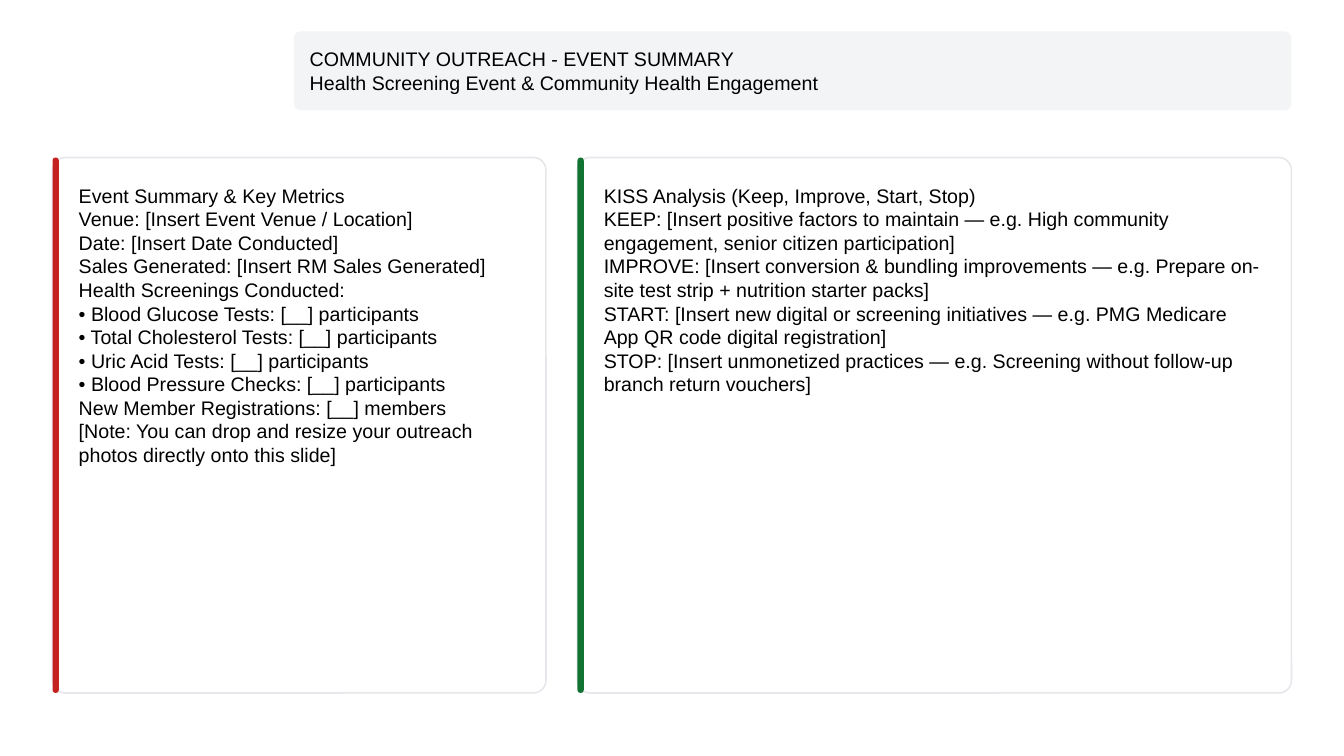
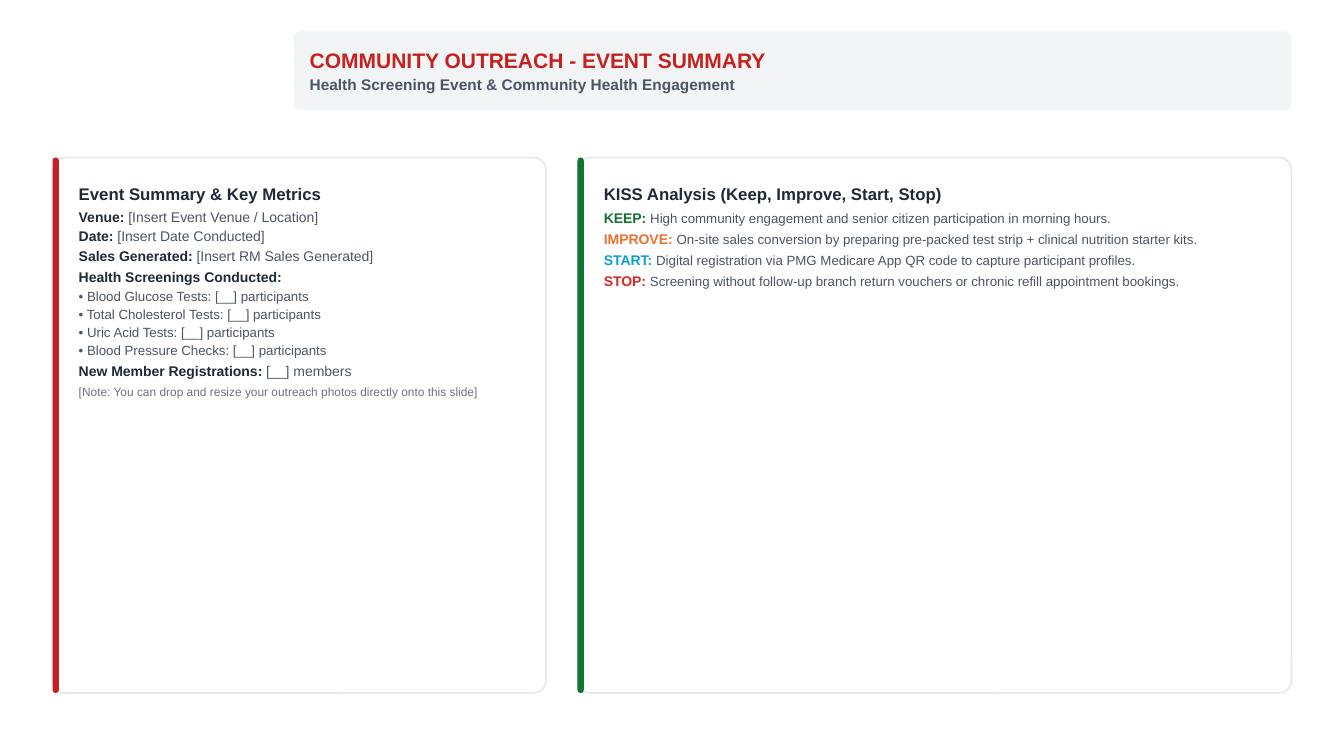
Before and after one commit to WilliamChai1/Pharmacy-Branch-Management-Hub, a slide deck: slide 9 of Kota_Sentosa_October_2026_Official.pptx. Drawn at 1344x756 pixels with LibreOffice and Linux fonts; fonts in the diff are those of the drawing; background and template pictures are left out. Boxes give left, top, right and bottom in pixels: in the first picture for what was removed or moved away, otherwise in the second. Text is boxed around its words. In the diff, an @@ line names an element or a change of style, - is before the commit and + after.

Commit message:
fix(presentation): restore slide headers UI, clean SWOT statements, and Endpoint initiatives format

```diff
--- a/Kota_Sentosa_October_2026_Official.pptx
+++ b/Kota_Sentosa_October_2026_Official.pptx
@@ text "COMMUNITY OUTREACH - EVENT SUMMARY" at (310, 53, 766, 93): size 14 to 15 pt, text colour #000000 to #C5221F in "COMMUNITY OUTREACH - EVENT SUMMARY"; bold on; size 14 to 11 pt, text colour #000000 to #4B5563 in "Health Screening Event & Community Health Engagement"; more space between paragraphs @@
@@ text "Event Summary & Key Metrics" at (79, 188, 478, 399): size 14 to 12 pt in "Event Summary & Key Metrics"; text colour #000000 to #1F2937, bold on in "Event Summary & Key Metrics", "Venue:", "Date:", "Sales Generated:" and 2 more places; size 14 to 10 pt in "Venue: [Insert Event Venue / Location]", "Date: [Insert Date Conducted]", "Sales Generated: [Insert RM Sales Generated]", "Health Screenings Conducted:" and 1 more places; text colour #000000 to #4B5563 in "[Insert Event Venue / Location]", "[Insert Date Conducted]", "[Insert RM Sales Generated]", "• Blood Glucose Tests: [__] participants" and 4 more places; size 14 to 9.5 pt in "• Blood Glucose Tests: [__] participants", "• Total Cholesterol Tests: [__] participants", "• Uric Acid Tests: [__] participants", "• Blood Pressure Checks: [__] participants"; size 14 to 8.5 pt, text colour #000000 to #6B7280 in "[Note: You can drop and resize your ..."; more space between paragraphs @@
@@ text at (604, 188, 942, 204): size 14 to 12 pt, text colour #000000 to #1F2937, bold on in "KISS Analysis (Keep, Improve, Start, Stop)"; more space between paragraphs @@
@@ text at (604, 213, 1198, 268): text changed; size 14 to 9.5 pt; text colour #000000 to #4B5563 @@
-KEEP: [Insert positive factors to maintain — e.g. High community engagement, senior citizen participation]
-IMPROVE: [Insert conversion & bundling improvements — e.g. Prepare on-site test strip + nutrition starter packs]
-START: [Insert new digital or screening initiatives — e.g. PMG Medicare App QR code digital registration]
-STOP: [Insert unmonetized practices — e.g. Screening without follow-up branch return vouchers]
+KEEP: High community engagement and senior citizen participation in morning hours.
+IMPROVE: On-site sales conversion by preparing pre-packed test strip + clinical nutrition starter kits.
+START: Digital registration via PMG Medicare App QR code to capture participant profiles.
+STOP: Screening without follow-up branch return vouchers or chronic refill appointment bookings.
```
Also in this commit, not shown: 13 other slides changed, 2 other files.
